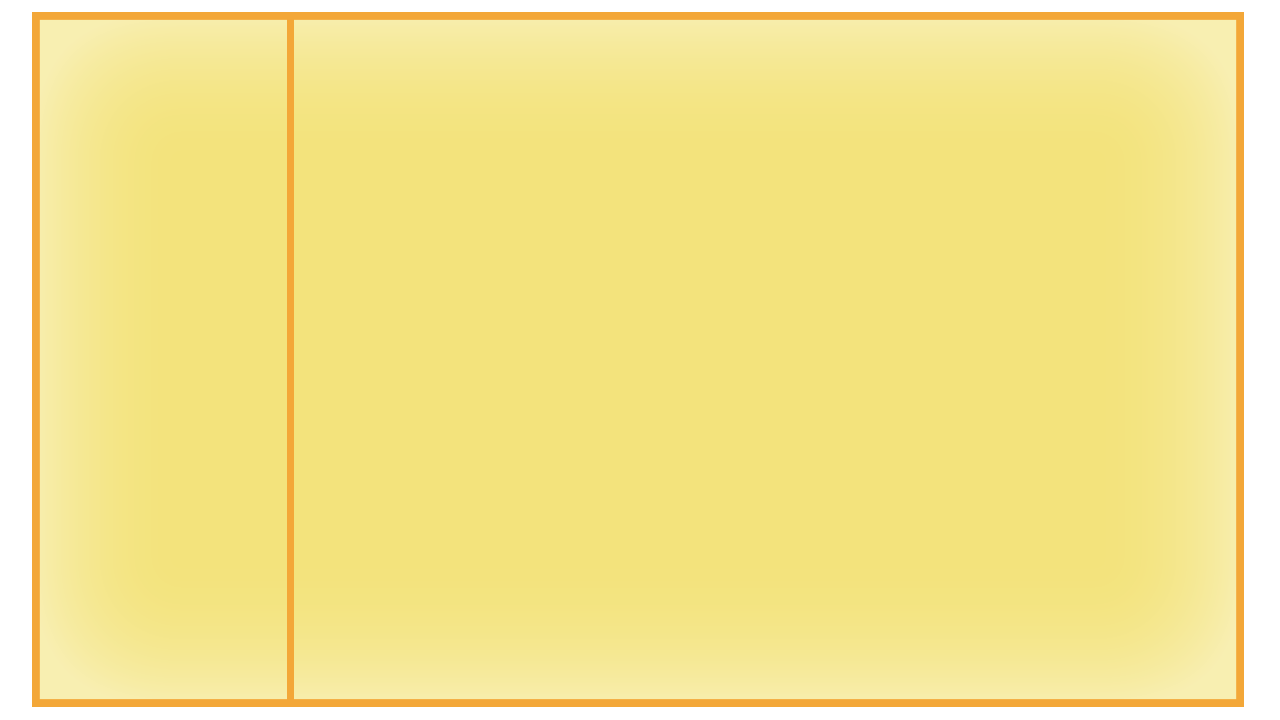
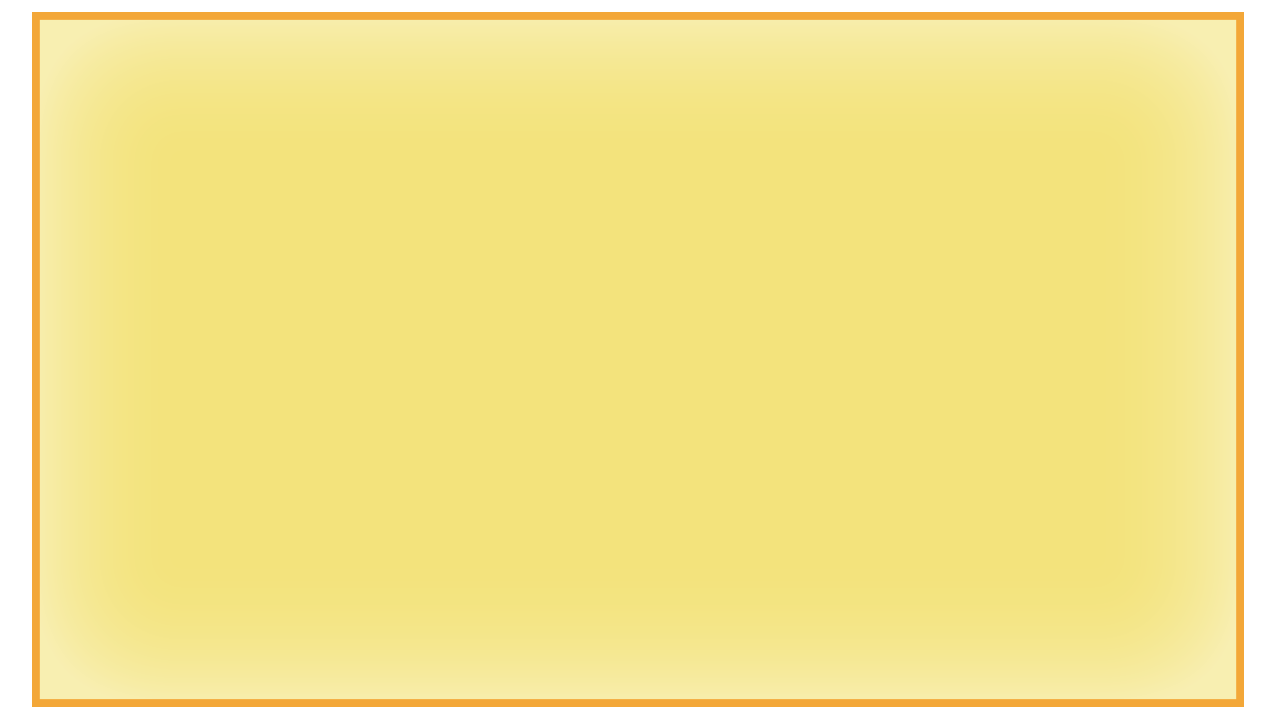
Layers edited between the first and the second 1280px x 720px image:
removed layer "Rectangle 2" over [287, 19, 294, 700]
